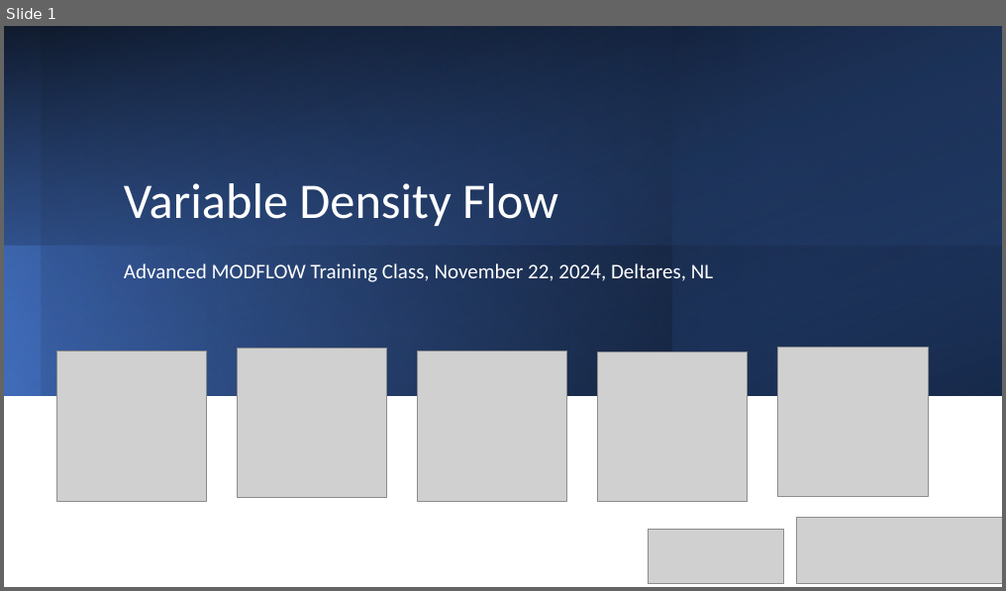
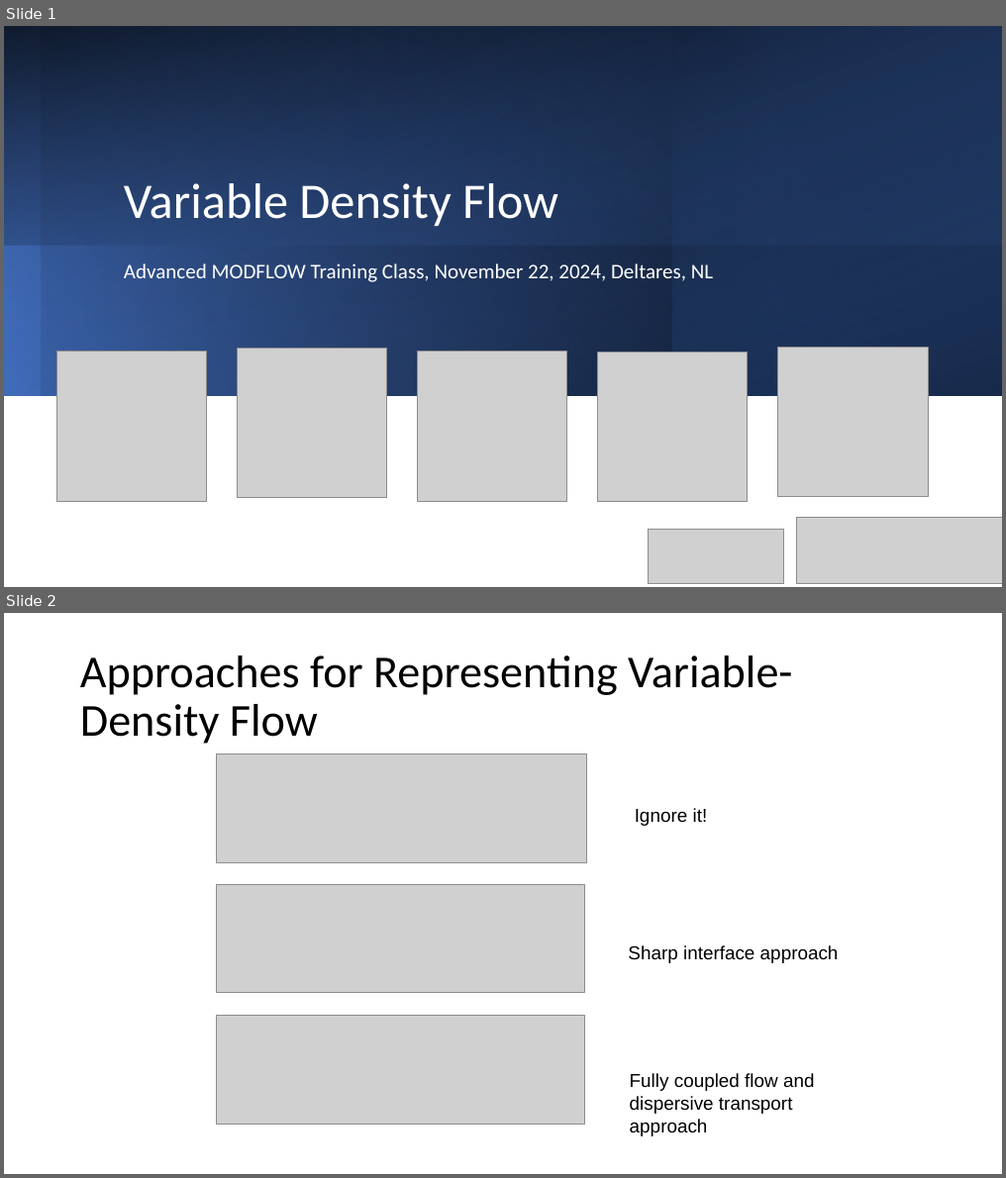
Before and after one commit to martclanor/modflow-dsd24, a slide deck: presentations/2-Variable_Density_Flow.pptx. Shown one above the other, each under a label of ours: slide 1 before the commit, slides 1 and 2 after it. The pictures are 1006x591 and 1006x1178 pixels, drawn with LibreOffice and Linux fonts; fonts in the diff are those of the drawing; grey boxes stand for pictures. Boxes give left, top, right and bottom in pixels: in the first picture for what was removed or moved away, otherwise in the second. Text is boxed around its words. In the diff, an @@ line names an element or a change of style, - is before the commit and + after.

```diff
--- a/presentations/2-Variable_Density_Flow.pptx
+++ b/presentations/2-Variable_Density_Flow.pptx
@@ slide 2 added at box(4, 613, 1002, 1174), background #FFFFFF @@
@@ title added at box(80, 656, 792, 744), 44 pt, text #000000 @@
+Approaches for Representing Variable-Density Flow
@@ picture added at box(217, 754, 586, 862) @@
@@ text added at box(635, 808, 708, 826), 18 pt, text #000000 @@
+Ignore it!
@@ picture added at box(217, 884, 585, 993) @@
@@ text added at box(628, 946, 839, 963), 18 pt, text #000000 @@
+Sharp interface approach
@@ picture added at box(217, 1016, 585, 1124) @@
@@ text added at box(630, 1073, 815, 1137), 18 pt, text #000000 @@
+Fully coupled flow and dispersive transport approach
```
Also in this commit, not shown: 4 other slides added, 3 slides removed, 1 other file.
